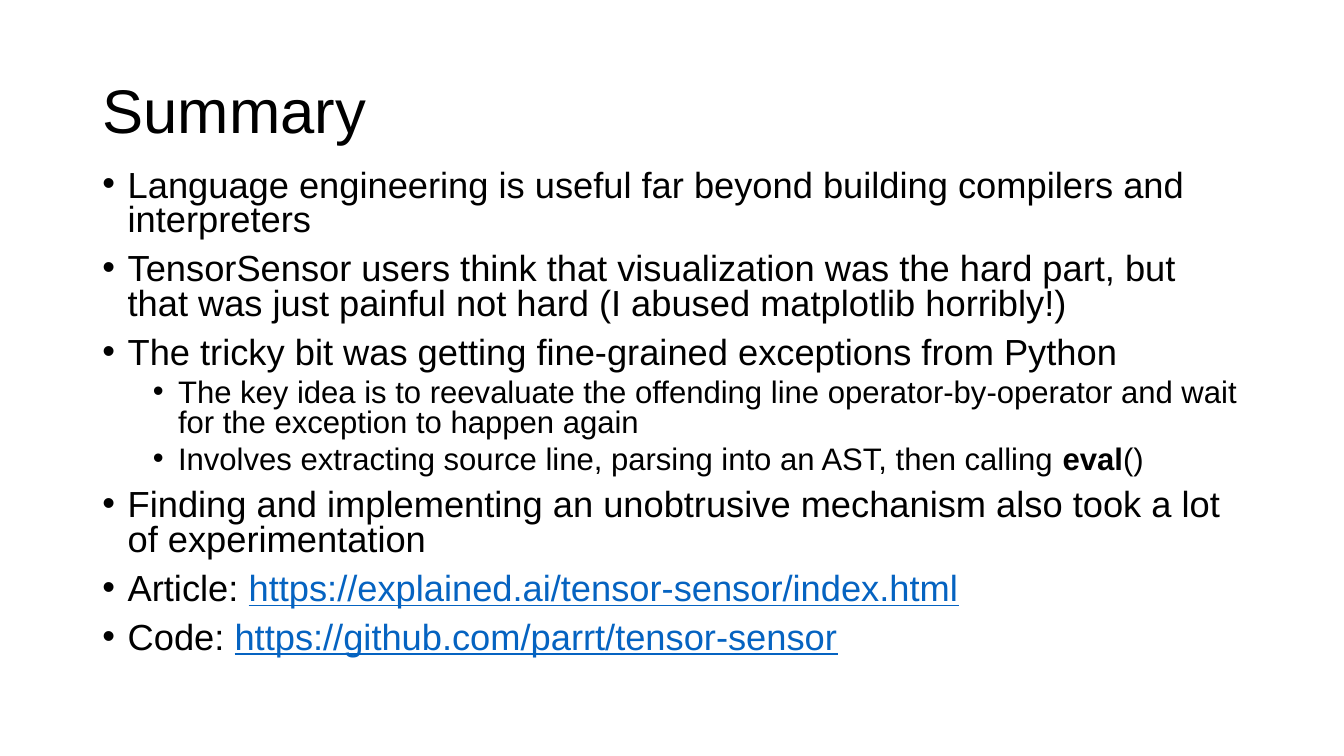
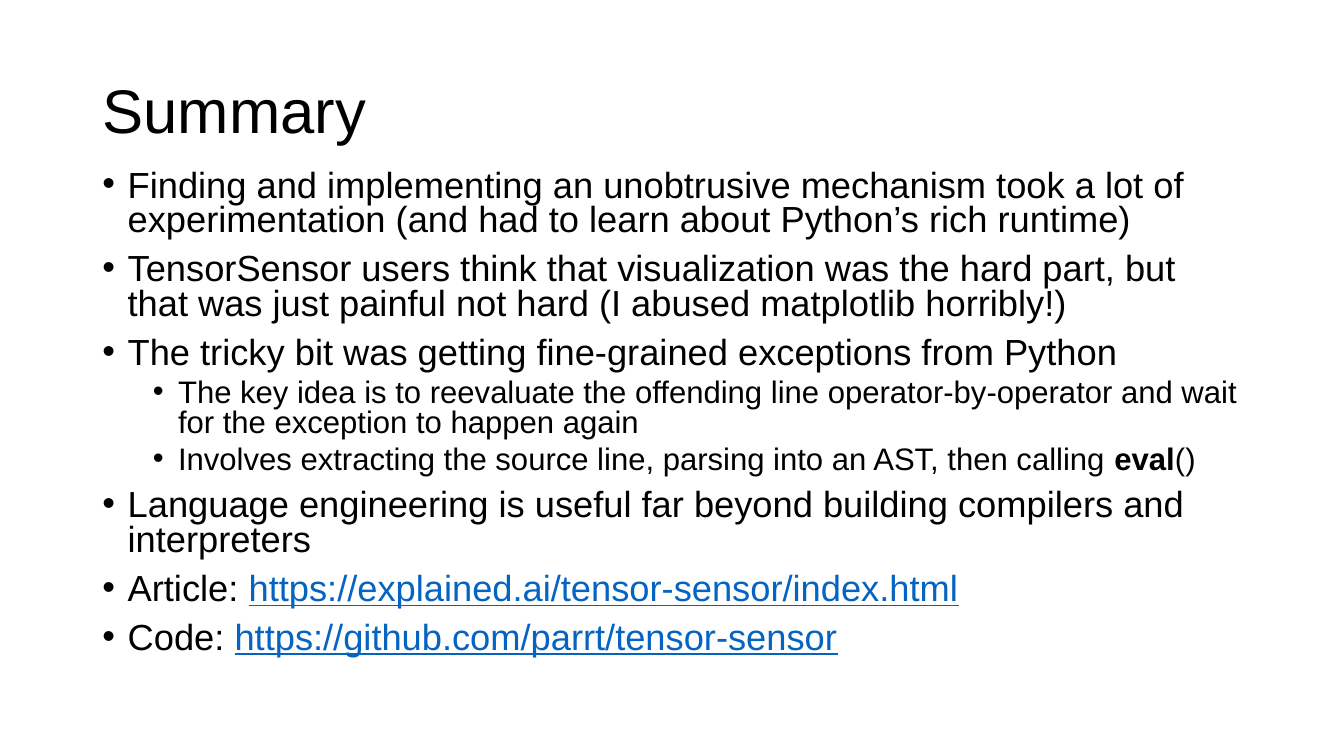
Before and after one commit to parrt/tensor-sensor, a slide deck: slide 21 of talks/tensor-sensor.pptx (slide 29 before the commit). Drawn at 1344x756 pixels with LibreOffice and Linux fonts; fonts in the diff are those of the drawing; background and template pictures are left out. Boxes give left, top, right and bottom in pixels: in the first picture for what was removed or moved away, otherwise in the second. Text is boxed around its words. In the diff, an @@ line names an element or a change of style, - is before the commit and + after.

```diff
--- a/talks/tensor-sensor.pptx
+++ b/talks/tensor-sensor.pptx
@@ text at box(128, 171, 1183, 239): text changed @@
-• Language engineering is useful far beyond building compilers and interpreters
+• Finding and implementing an unobtrusive mechanism took a lot of experimentation (and had to learn about Python’s rich runtime)
@@ text at box(128, 447, 1195, 559): text changed @@
-  • Involves extracting source line, parsing into an AST, then calling eval()
-• Finding and implementing an unobtrusive mechanism also took a lot of experimentation
+  • Involves extracting the source line, parsing into an AST, then calling eval()
+• Language engineering is useful far beyond building compilers and interpreters
```
Also in this commit, not shown: 12 other slides changed, 3 slides added, 11 slides removed, 3 other files.
